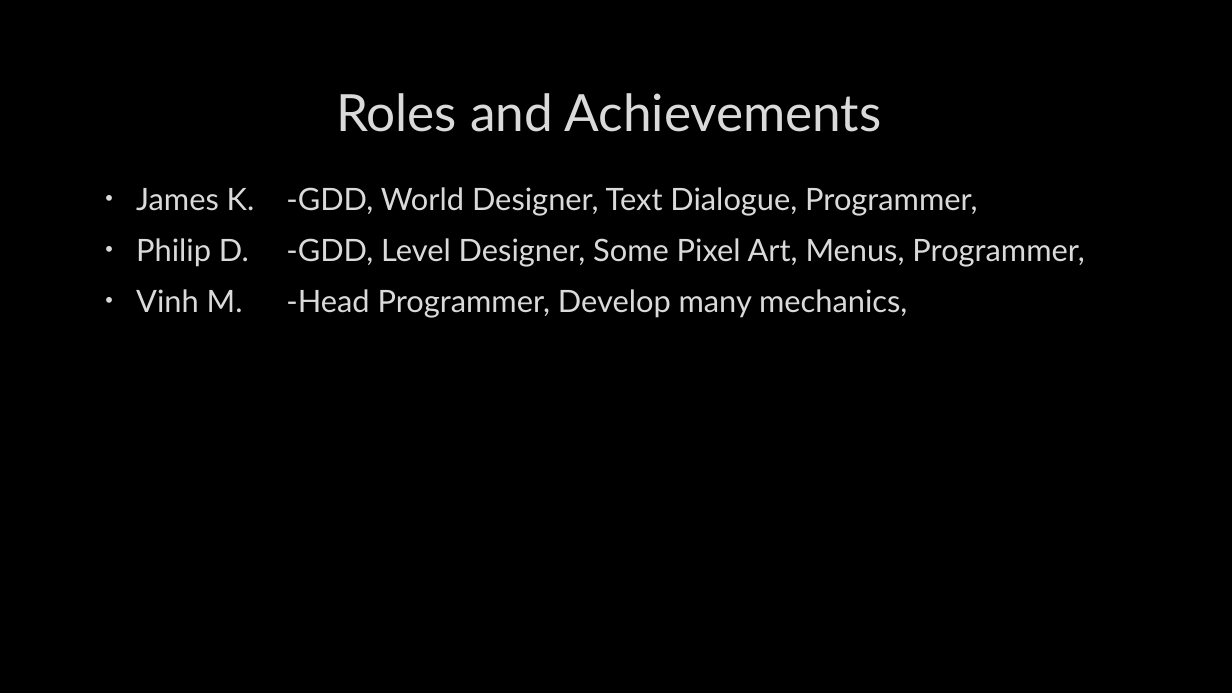
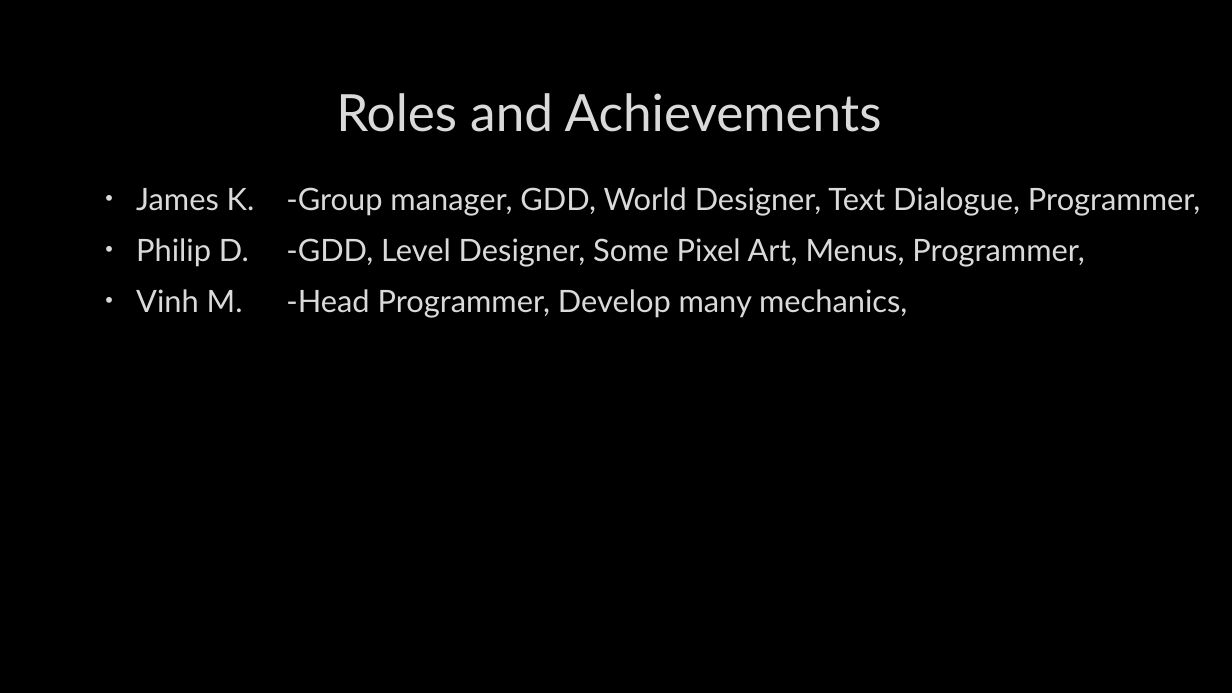
Before and after one commit to TanzaJ/The_Dweller_left_Adrift, a slide deck: slide 4 of Alpha presentation.pptx. Drawn at 1232x693 pixels with LibreOffice and Linux fonts; fonts in the diff are those of the drawing; background and template pictures are left out. Boxes give left, top, right and bottom in pixels: in the first picture for what was removed or moved away, otherwise in the second. Text is boxed around its words. In the diff, an @@ line names an element or a change of style, - is before the commit and + after.

Commit message:
modified role list

```diff
--- a/Alpha presentation.pptx
+++ b/Alpha presentation.pptx
@@ text at (136,187,1200,216): text changed @@
-• James K. -GDD, World Designer, Text Dialogue, Programmer,
+• James K. -Group manager, GDD, World Designer, Text Dialogue, Programmer,
```
